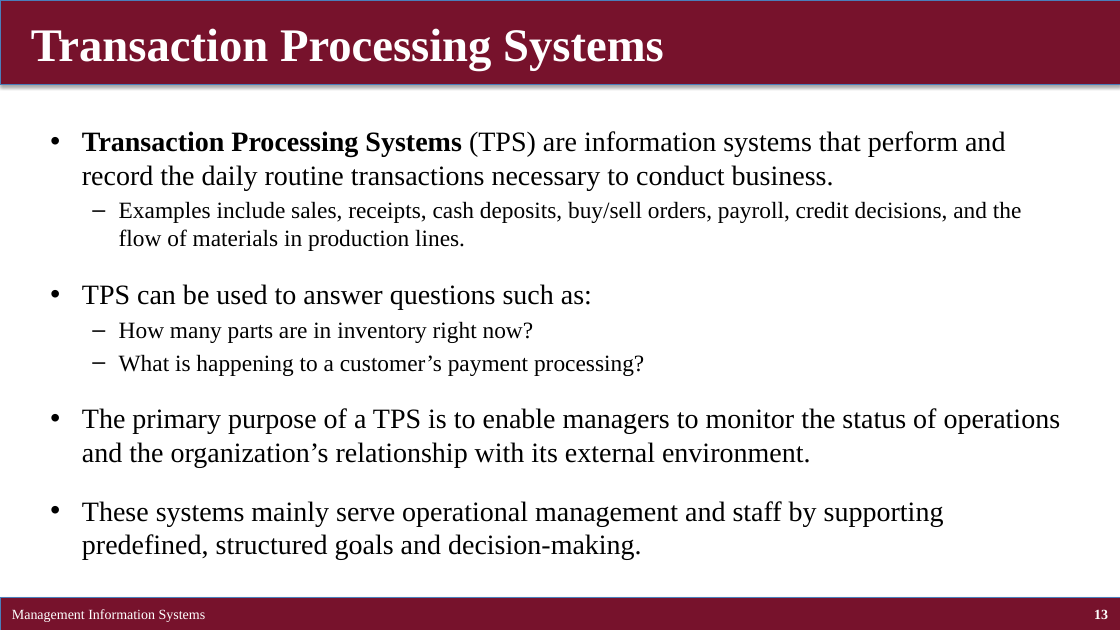
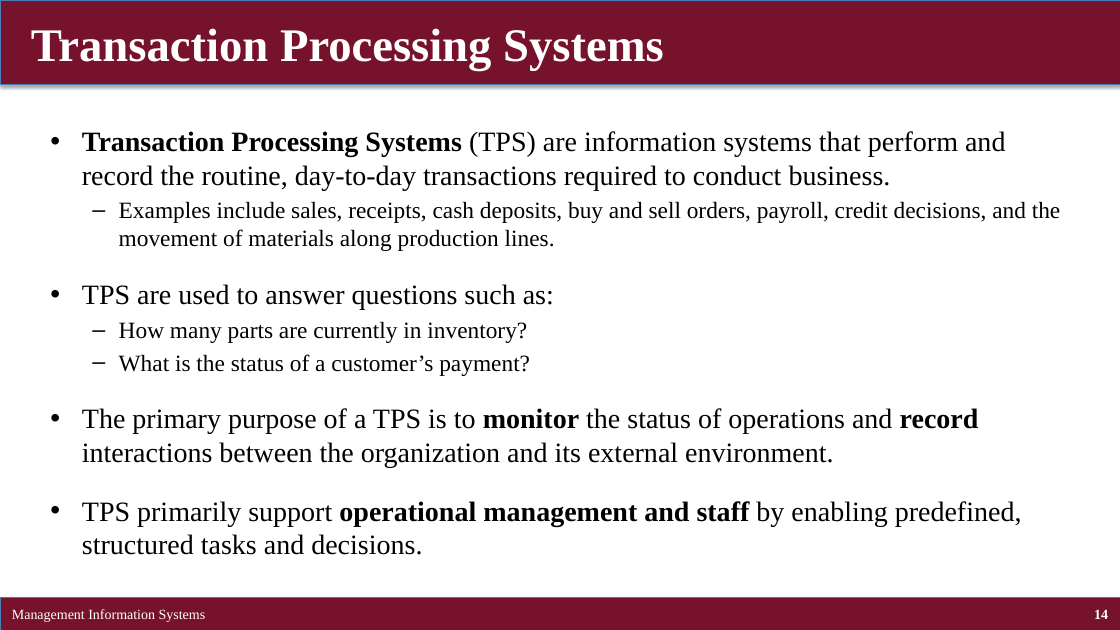
Before and after one commit to brianhwpark/brianhwpark.github.io, a slide deck: slide 14 of files/teaching-resources/concordiacollege-busn-315/busn-315-lecture-note/busn315-ch02.pptx (slide 13 before the commit). Drawn at 1120x630 pixels with LibreOffice and Linux fonts; fonts in the diff are those of the drawing. Boxes give left, top, right and bottom in pixels: in the first picture for what was removed or moved away, otherwise in the second. Text is boxed around its words. In the diff, an @@ line names an element or a change of style, - is before the commit and + after.

```diff
--- a/files/teaching-resources/concordiacollege-busn-315/busn-315-lecture-note/busn315-ch02.pptx
+++ b/files/teaching-resources/concordiacollege-busn-315/busn-315-lecture-note/busn315-ch02.pptx
@@ text at bbox=[82, 131, 1061, 555]: text changed @@
-• Transaction Processing Systems (TPS) are information systems that perform and record the daily routine transactions necessary to conduct business.
-  – Examples include sales, receipts, cash deposits, buy/sell orders, payroll, credit decisions, and the flow of materials in production lines.
-• TPS can be used to answer questions such as:
-  – How many parts are in inventory right now?
-  – What is happening to a customer’s payment processing?
-• The primary purpose of a TPS is to enable managers to monitor the status of operations and the organization’s relationship with its external environment.
-• These systems mainly serve operational management and staff by supporting predefined, structured goals and decision-making.
+• Transaction Processing Systems (TPS) are information systems that perform and record the routine, day-to-day transactions required to conduct business.
+  – Examples include sales, receipts, cash deposits, buy and sell orders, payroll, credit decisions, and the movement of materials along production lines.
+• TPS are used to answer questions such as:
+  – How many parts are currently in inventory?
+  – What is the status of a customer’s payment?
+• The primary purpose of a TPS is to monitor the status of operations and record interactions between the organization and its external environment.
+• TPS primarily support operational management and staff by enabling predefined, structured tasks and decisions.
@@ page number at bbox=[1094, 609, 1108, 619]: text changed @@
-13
+14
```
Also in this commit, not shown: 40 other slides changed, 6 slides added, 4 slides removed, 9 other files.
